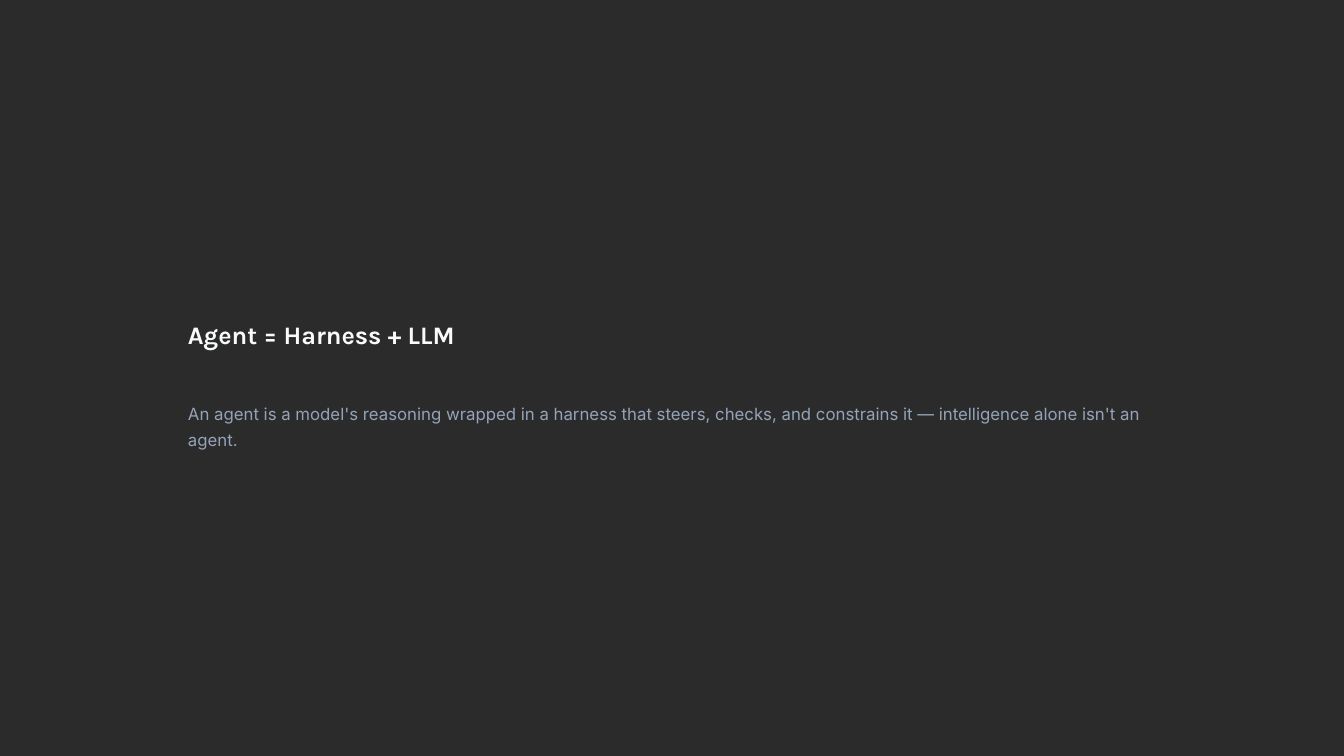
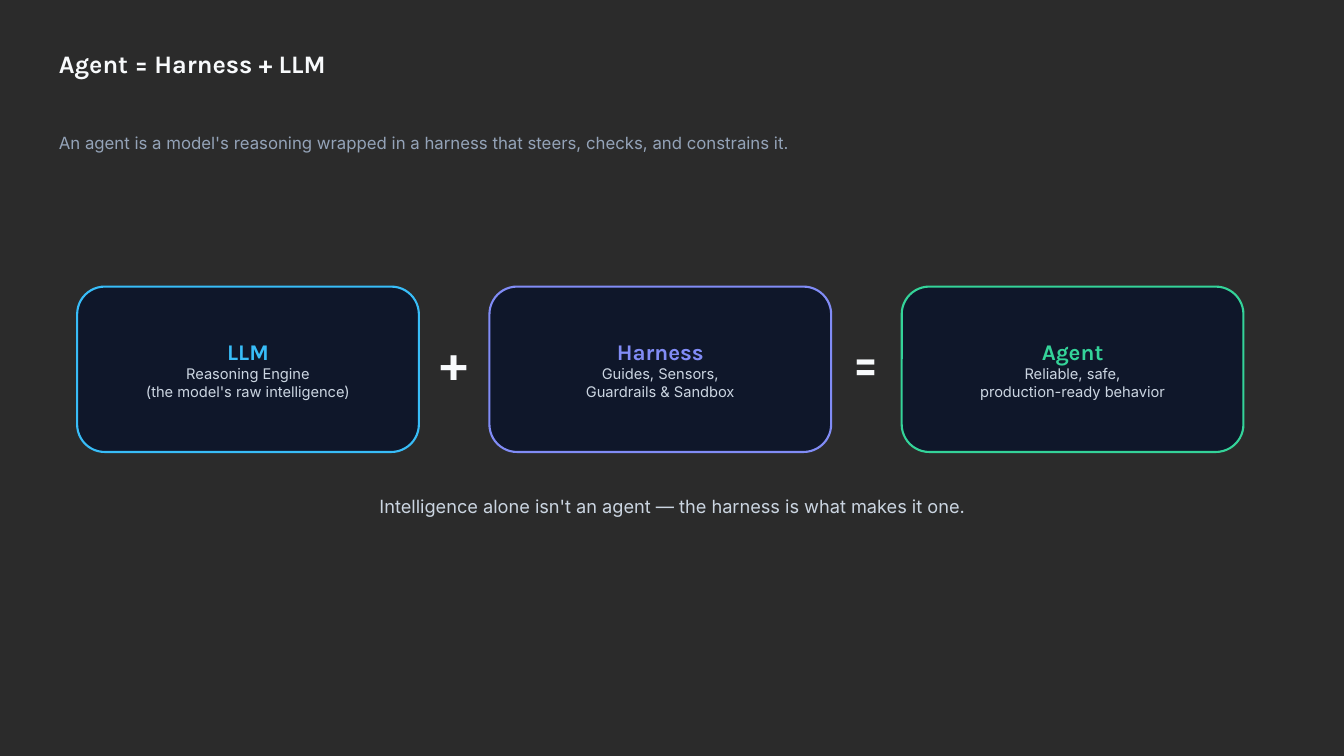
Before and after one commit to balakrishnaakuleti/harness_engineering, a slide deck: slide 3 of Harness Engineering in the Agentic Era (1).pptx (slide 4 before the commit). Drawn at 1344x756 pixels with LibreOffice and Linux fonts; fonts in the diff are those of the drawing; background and template pictures are left out; a plain dark background stands for a picture behind light text. Boxes give left, top, right and bottom in pixels: in the first picture for what was removed or moved away, otherwise in the second. Text is boxed around its words. In the diff, an @@ line names an element or a change of style, - is before the commit and + after.

Commit message:
PPT Updated

```diff
--- a/Harness Engineering in the Agentic Era (1).pptx
+++ b/Harness Engineering in the Agentic Era (1).pptx
@@ text "Agent = Harness + LLM": place and size @@
-text "Agent = Harness + LLM" at bbox=[188, 327, 455, 351]
+text "Agent = Harness + LLM" at bbox=[59, 56, 326, 79]
@@ text at bbox=[59, 136, 788, 153]: text changed @@
-An agent is a model's reasoning wrapped in a harness that steers, checks, and constrains it — intelligence alone isn't an agent.
+An agent is a model's reasoning wrapped in a harness that steers, checks, and constrains it.
@@ rounded rectangle added at bbox=[78, 286, 419, 452], fill #0F172A, outline #38BDF8 1.5 pt, 10.5 pt, text #CBD5E1 @@
+LLM
+Reasoning Engine
+(the model's raw intelligence)
@@ rounded rectangle added at bbox=[490, 286, 832, 452], fill #0F172A, outline #818CF6 1.5 pt, 10.5 pt, text #CBD5E1 @@
+Harness
+Guides, Sensors,
+Guardrails & Sandbox
@@ rounded rectangle added at bbox=[902, 286, 1244, 452], fill #0F172A, outline #34D399 1.5 pt, 10.5 pt, text #CBD5E1 @@
+Agent
+Reliable, safe,
+production-ready behavior
@@ text added at bbox=[421, 326, 488, 413], 36 pt, text #F8FAFC, bold @@
++
@@ text added at bbox=[834, 326, 900, 413], 36 pt, text #F8FAFC, bold @@
+=
@@ text added at bbox=[379, 499, 964, 517], 13 pt, text #CBD5E1 @@
+Intelligence alone isn't an agent — the harness is what makes it one.
```
Also in this commit, not shown: 10 other slides changed, 4 slides added.
